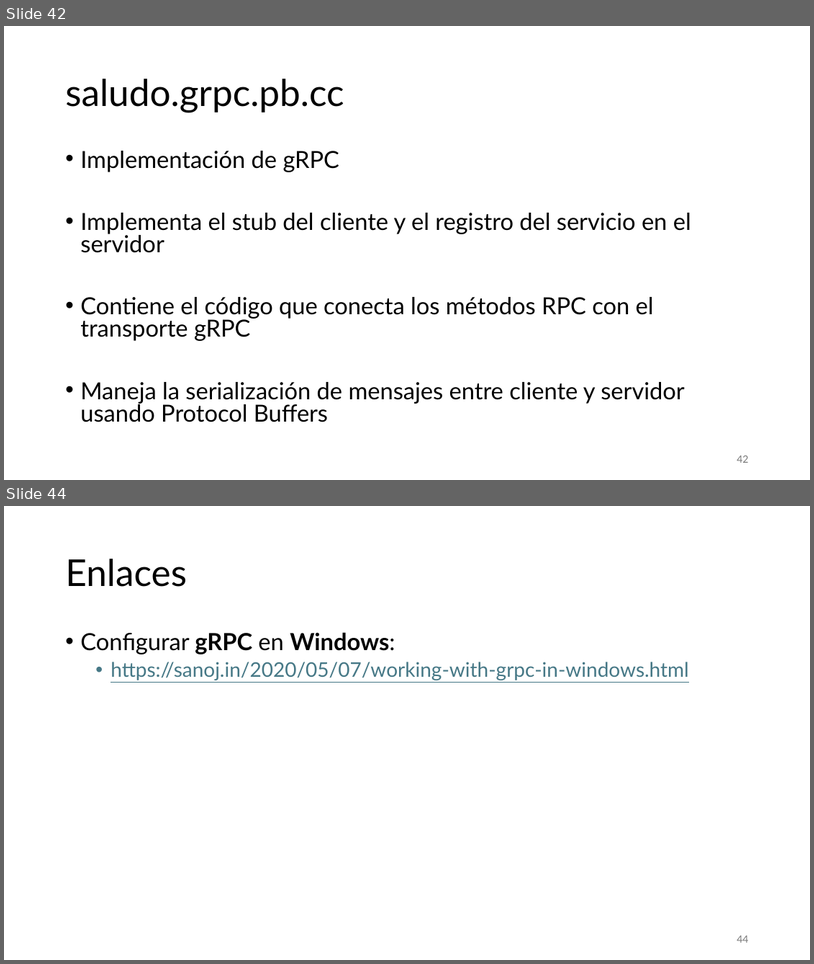
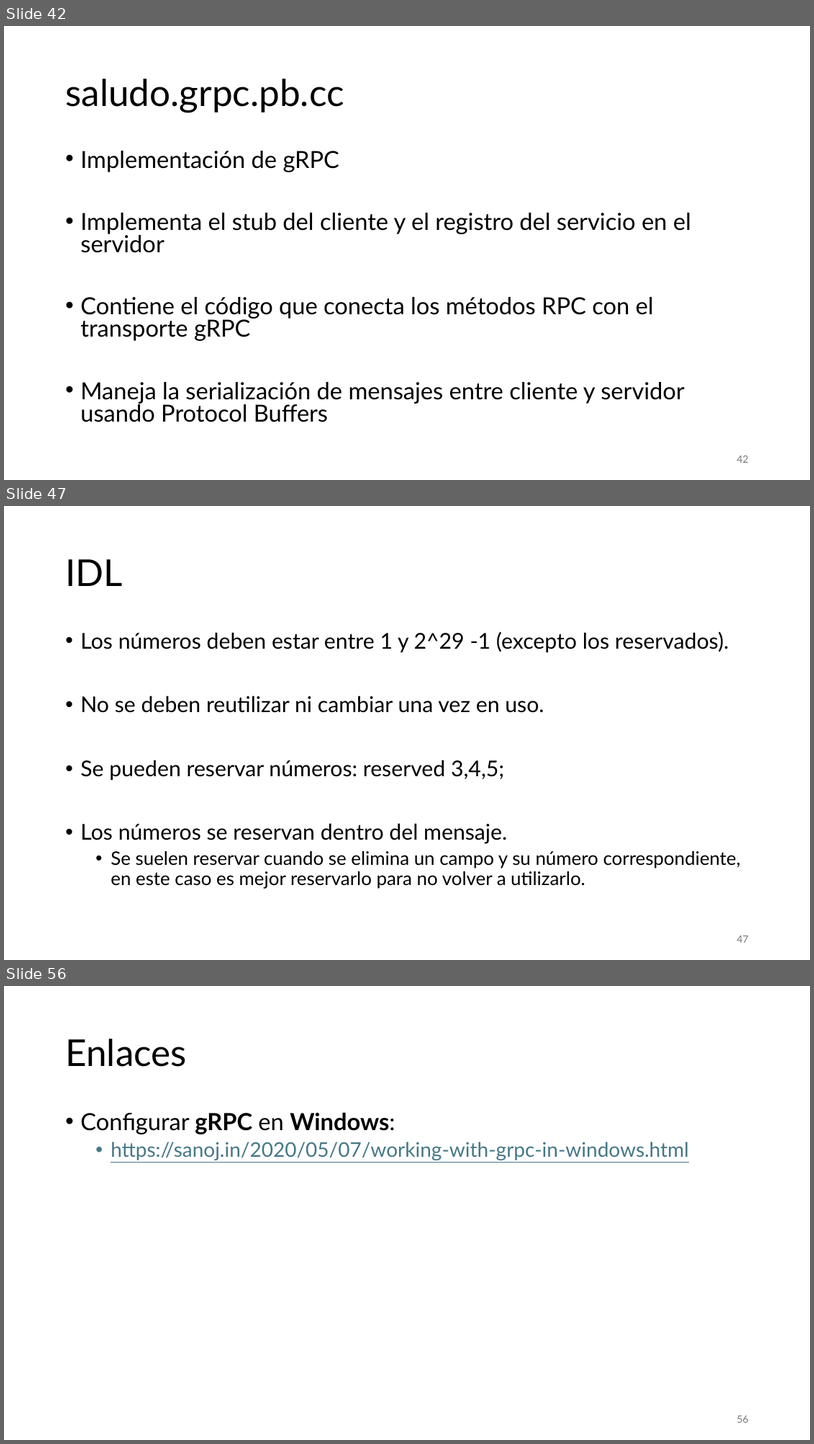
Before and after one commit to aldebarran22/CURSO_CPP_SERVICIOS_30H, a slide deck: doc/3_Comunicacion_microservicios_C++.pptx. Shown one above the other, each under a label of ours: slides 42 and 44 before the commit, slides 42, 47 and 56 after it; the slides between them are not shown. The pictures are 814x964 and 814x1444 pixels, drawn with LibreOffice and Linux fonts; fonts in the diff are those of the drawing. Boxes give left, top, right and bottom in pixels: in the first picture for what was removed or moved away, otherwise in the second. Text is boxed around its words. In the diff, an @@ line names an element or a change of style, - is before the commit and + after.

```diff
--- a/doc/3_Comunicacion_microservicios_C++.pptx
+++ b/doc/3_Comunicacion_microservicios_C++.pptx
@@ slide 47 added at (x1=4, y1=506, x2=810, y2=960), background #FFFFFF @@
@@ title added at (x1=65, y1=559, x2=123, y2=586), 44 pt, text #000000 @@
+IDL
@@ text added at (x1=80, y1=631, x2=741, y2=888), 25.9 pt, text #000000 @@
+• Los números deben estar entre 1 y 2^29 -1 (excepto los reservados).
+• No se deben reutilizar ni cambiar una vez en uso.
+• Se pueden reservar números: reserved 3,4,5;
+• Los números se reservan dentro del mensaje.
+  • Se suelen reservar cuando se elimina un campo y su número correspondiente, en este caso es mejor reservarlo para no volver a utilizarlo.
@@ page number added at (x1=737, y1=935, x2=748, y2=942), 12 pt, text #797979 @@
+47
@@ what was slide 44 is now slide 56 @@
@@ page number at (x1=737, y1=1415, x2=748, y2=1422): text changed @@
-44
+56
```
Also in this commit, not shown: 2 slides changed, 14 other slides added, 7 other files.
